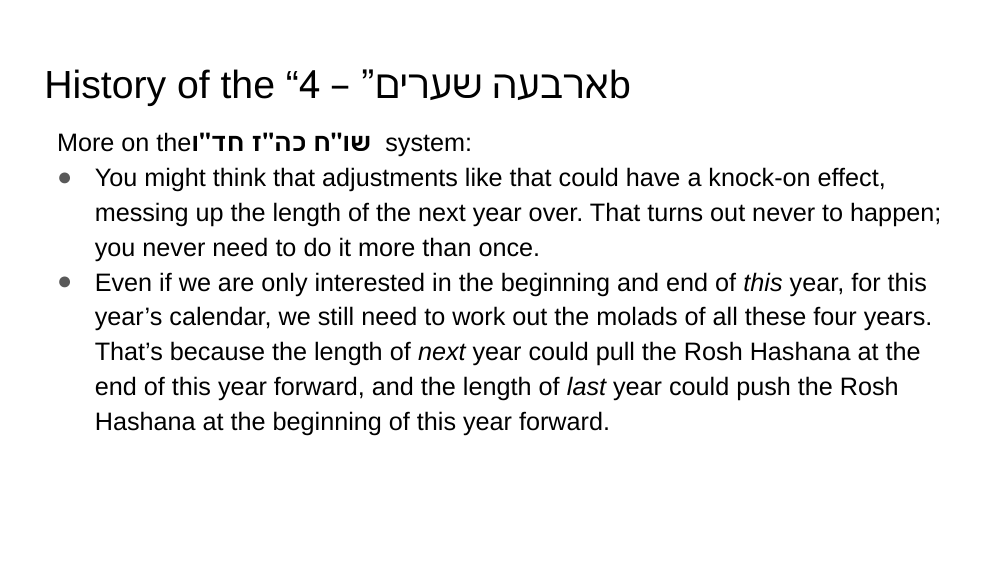
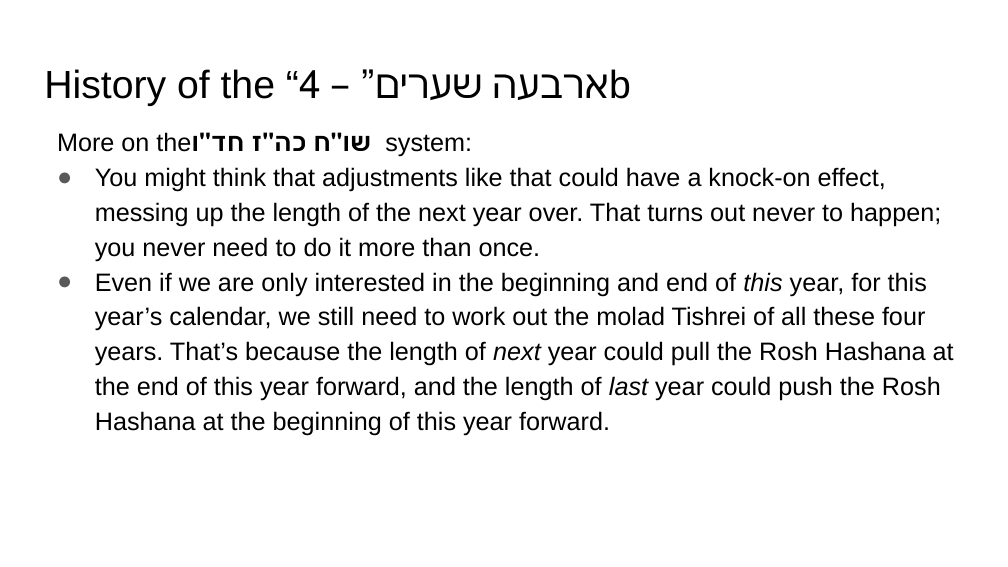
Before and after one commit to MichoelR/Keviyus, a slide deck: slide 9 of FourGates/FourGates.pptx. Drawn at 1008x567 pixels with LibreOffice and Linux fonts; fonts in the diff are those of the drawing. Boxes give left, top, right and bottom in pixels: in the first picture for what was removed or moved away, otherwise in the second. Text is boxed around its words. In the diff, an @@ line names an element or a change of style, - is before the commit and + after.

```diff
--- a/FourGates/FourGates.pptx
+++ b/FourGates/FourGates.pptx
@@ text at [95,272,954,435]: text changed @@
-● Even if we are only interested in the beginning and end of this year, for this year’s calendar, we still need to work out the molads of all these four years. That’s because the length of next year could pull the Rosh Hashana at the end of this year forward, and the length of last year could push the Rosh Hashana at the beginning of this year forward.
+● Even if we are only interested in the beginning and end of this year, for this year’s calendar, we still need to work out the molad Tishrei of all these four years. That’s because the length of next year could pull the Rosh Hashana at the end of this year forward, and the length of last year could push the Rosh Hashana at the beginning of this year forward.
```
Also in this commit, not shown: 4 other slides changed, 1 slide added.
